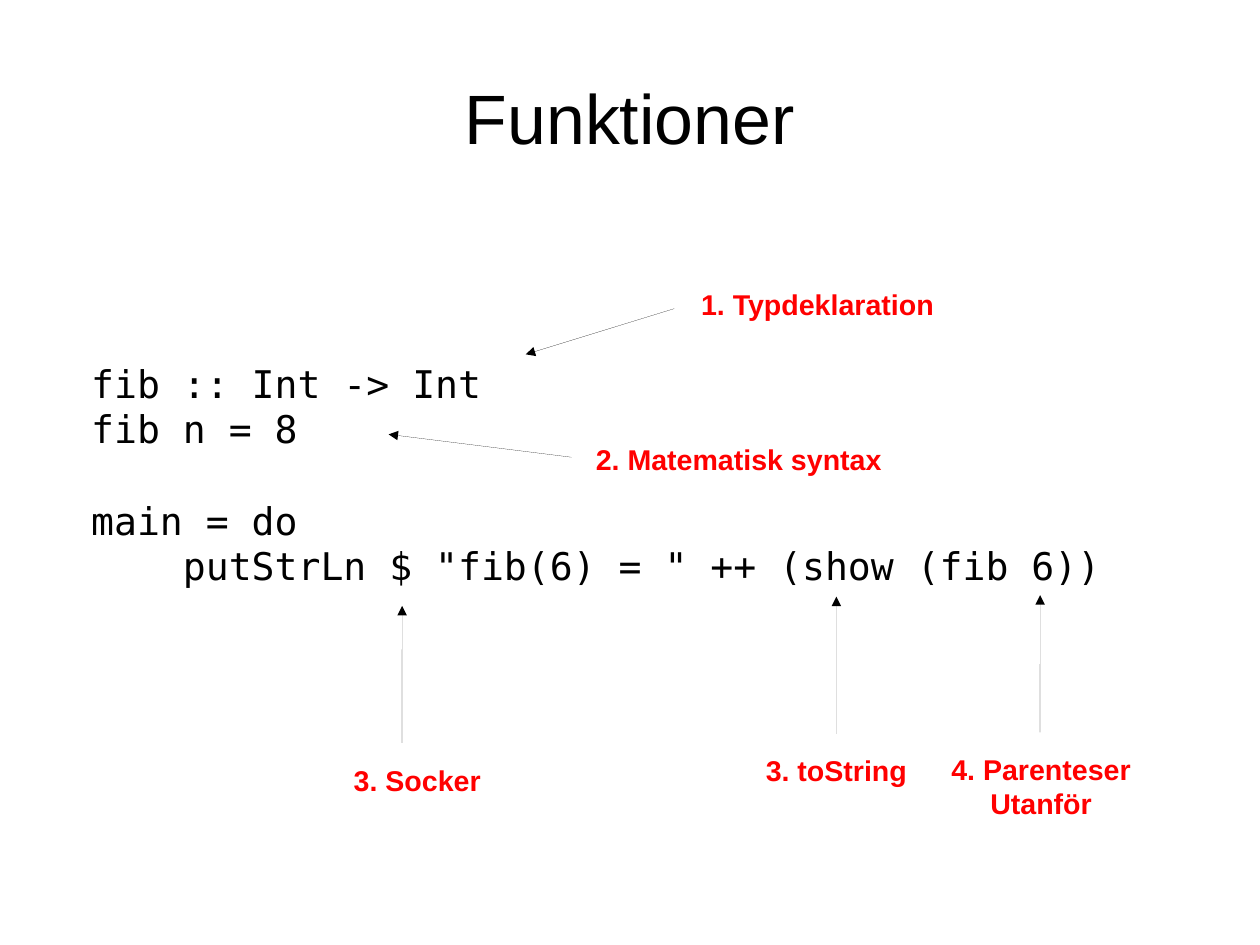
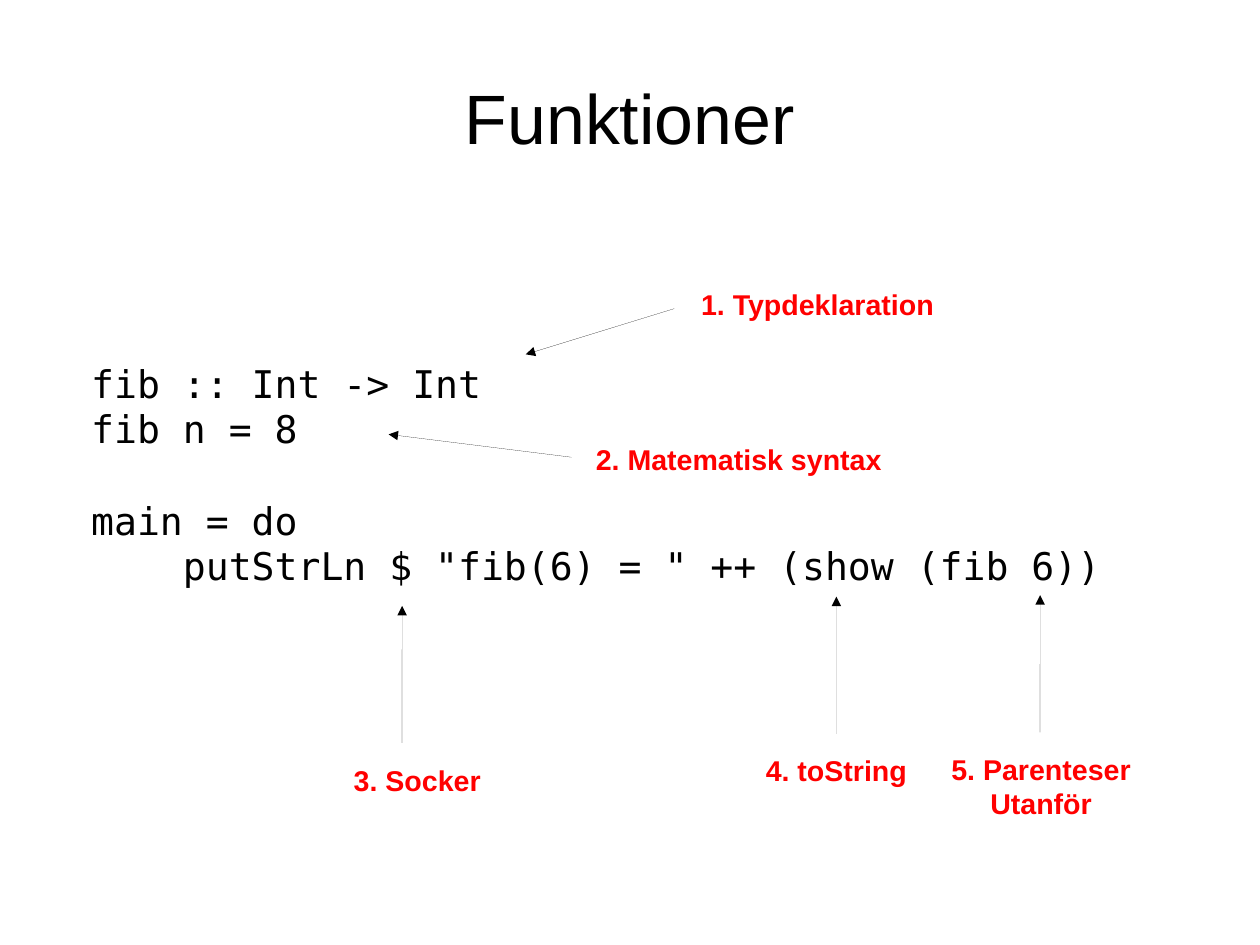
Before and after one commit to rickardlindberg/brainfuck, a slide deck: slide 4 of versions/workshop/workshop.odp. Drawn at 1260x945 pixels with LibreOffice and Linux fonts; fonts in the diff are those of the drawing. Boxes give left, top, right and bottom in pixels: in the first picture for what was removed or moved away, otherwise in the second. Text is boxed around its words. In the diff, an @@ line names an element or a change of style, - is before the commit and + after.

Commit message:
update slides

```diff
--- a/versions/workshop/workshop.odp
+++ b/versions/workshop/workshop.odp
@@ text at box(766, 760, 906, 787): text changed @@
-3. toString
+4. toString
@@ text at box(951, 760, 1131, 781): text changed @@
-4. Parenteser
+5. Parenteser
```
Also in this commit, not shown: 2 other slides changed.
